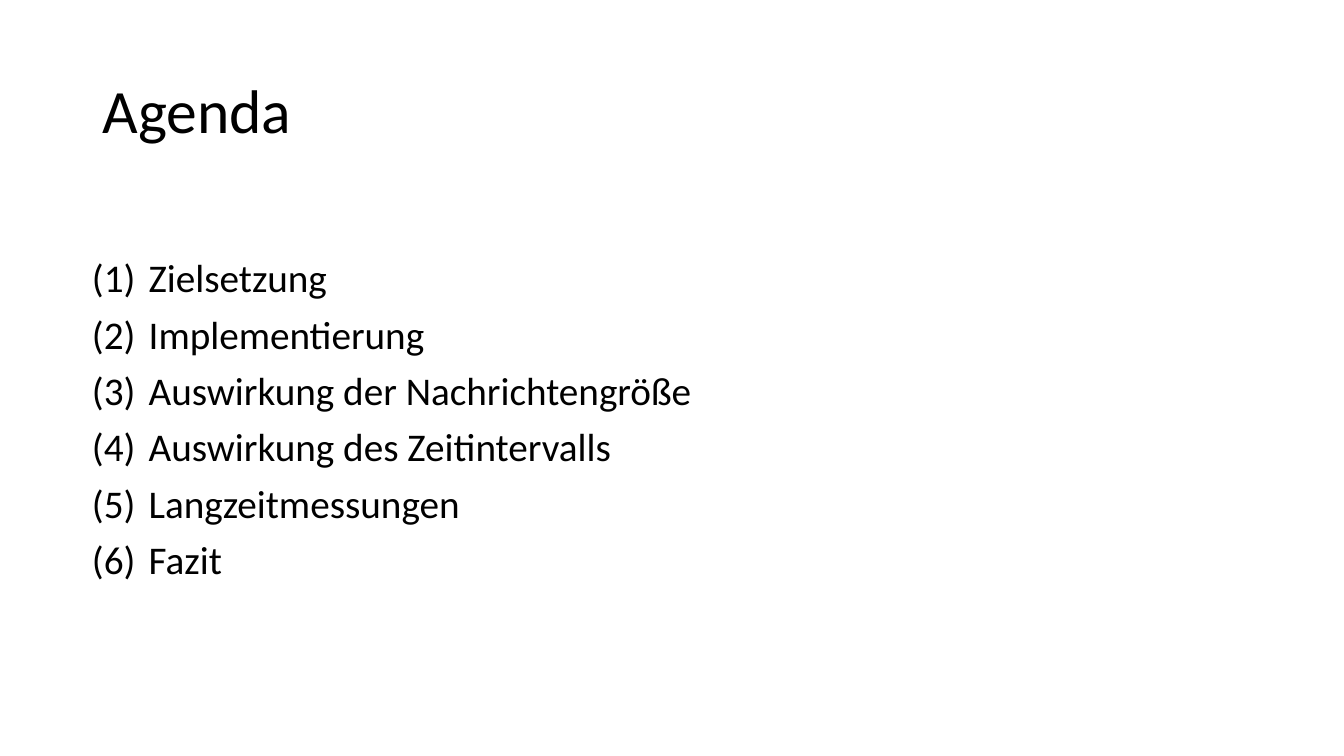
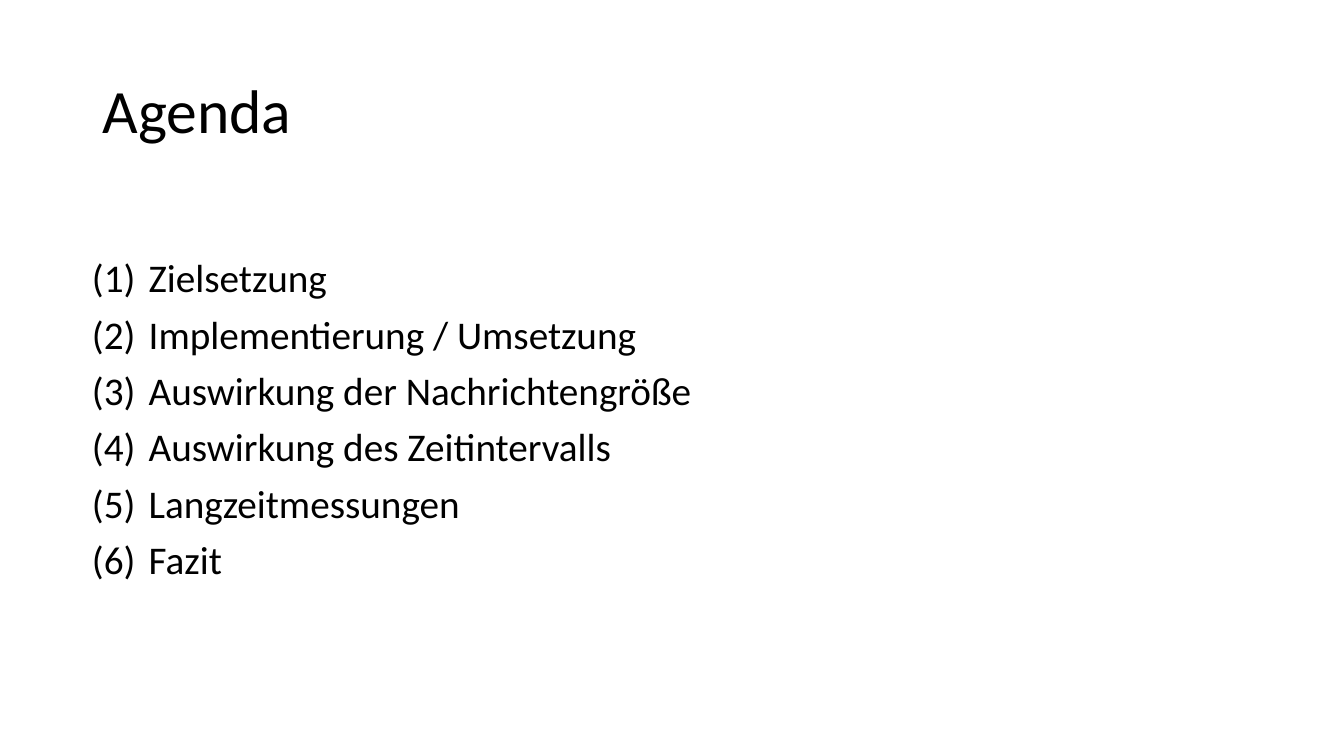
Before and after one commit to ZeraPain/MQTT-Benchmark, a slide deck: slide 2 of documents/MQTT-Benchmark.pptx. Drawn at 1344x756 pixels with LibreOffice and Linux fonts; fonts in the diff are those of the drawing; background and template pictures are left out. Boxes give left, top, right and bottom in pixels: in the first picture for what was removed or moved away, otherwise in the second. Text is boxed around its words. In the diff, an @@ line names an element or a change of style, - is before the commit and + after.

```diff
--- a/documents/MQTT-Benchmark.pptx
+++ b/documents/MQTT-Benchmark.pptx
@@ text at [149, 321, 636, 356]: text changed @@
-(2) Implementierung
+(2) Implementierung / Umsetzung
```
Also in this commit, not shown: 6 other slides changed, 2 slides added, 3 other files.
